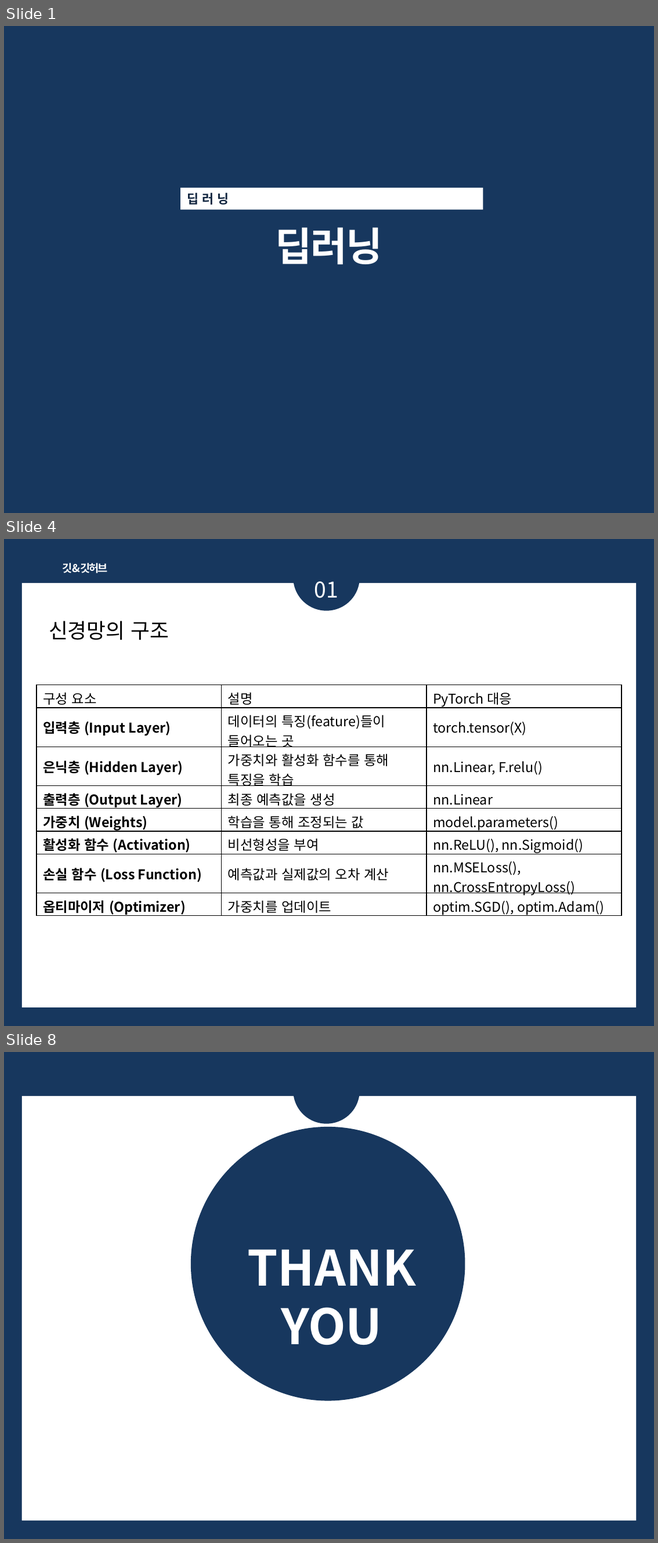
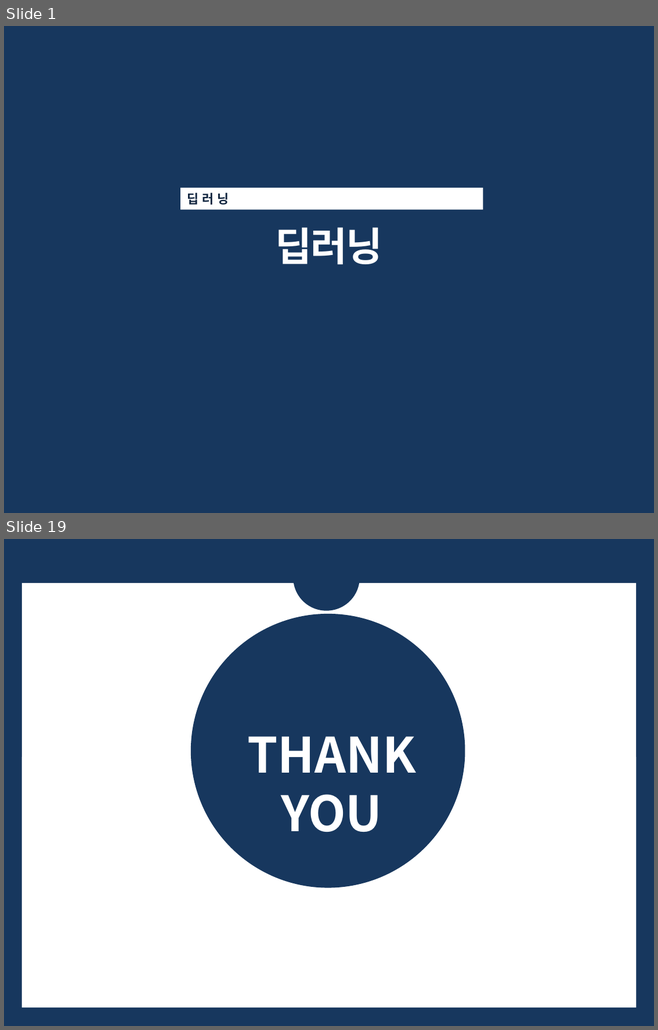
Before and after one commit to bsmoon-86/multicam_2025, a slide deck: PPT/딥러닝.pptx. Shown one above the other, each under a label of ours: slides 1, 4 and 8 before the commit, slides 1 and 19 after it; the slides between them are not shown. The pictures are 658x1543 and 658x1030 pixels, drawn with LibreOffice and Linux fonts; fonts in the diff are those of the drawing. Boxes give left, top, right and bottom in pixels: in the first picture for what was removed or moved away, otherwise in the second. Text is boxed around its words. In the diff, an @@ line names an element or a change of style, - is before the commit and + after.

```diff
--- a/PPT/딥러닝.pptx
+++ b/PPT/딥러닝.pptx
@@ slide 4 removed at (4,539,654,1026), background #17375E; not listed: 1 template element that a slide beside it also shows @@
@@ ellipse removed at (293,544,360,610) @@
@@ text removed at (62,563,107,573) @@
-깃&깃허브
@@ text removed at (314,581,338,598) @@
-01
@@ text removed at (49,621,169,640) @@
-신경망의 구조
@@ table removed at (36,685,621,918), 8 rows, 3 columns @@
-구성 요소 | 설명 | PyTorch 대응
-입력층 (Input Layer) | 데이터의 특징(feature)들이 들어오는 곳 | torch.tensor(X)
-은닉층 (Hidden Layer) | 가중치와 활성화 함수를 통해 특징을 학습 | nn.Linear, F.relu()
-출력층 (Output Layer) | 최종 예측값을 생성 | nn.Linear
-가중치 (Weights) | 학습을 통해 조정되는 값 | model.parameters()
-활성화 함수 (Activation) | 비선형성을 부여 | nn.ReLU(), nn.Sigmoid()
-손실 함수 (Loss Function) | 예측값과 실제값의 오차 계산 | nn.MSELoss(), nn.CrossEntropyLoss()
-옵티마이저 (Optimizer) | 가중치를 업데이트 | optim.SGD(), optim.Adam()
@@ what was slide 8 is now slide 19 @@
```
Also in this commit, not shown: 3 slides changed, 14 slides added, 2 other slides removed, 8 other files.
